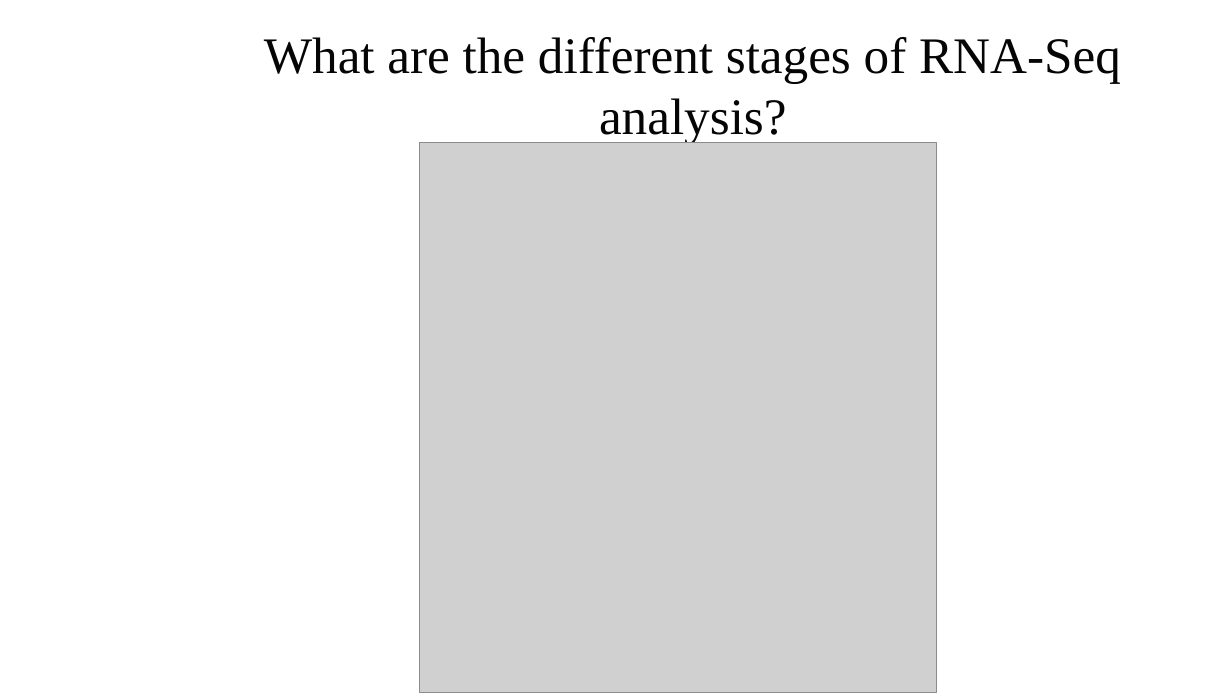
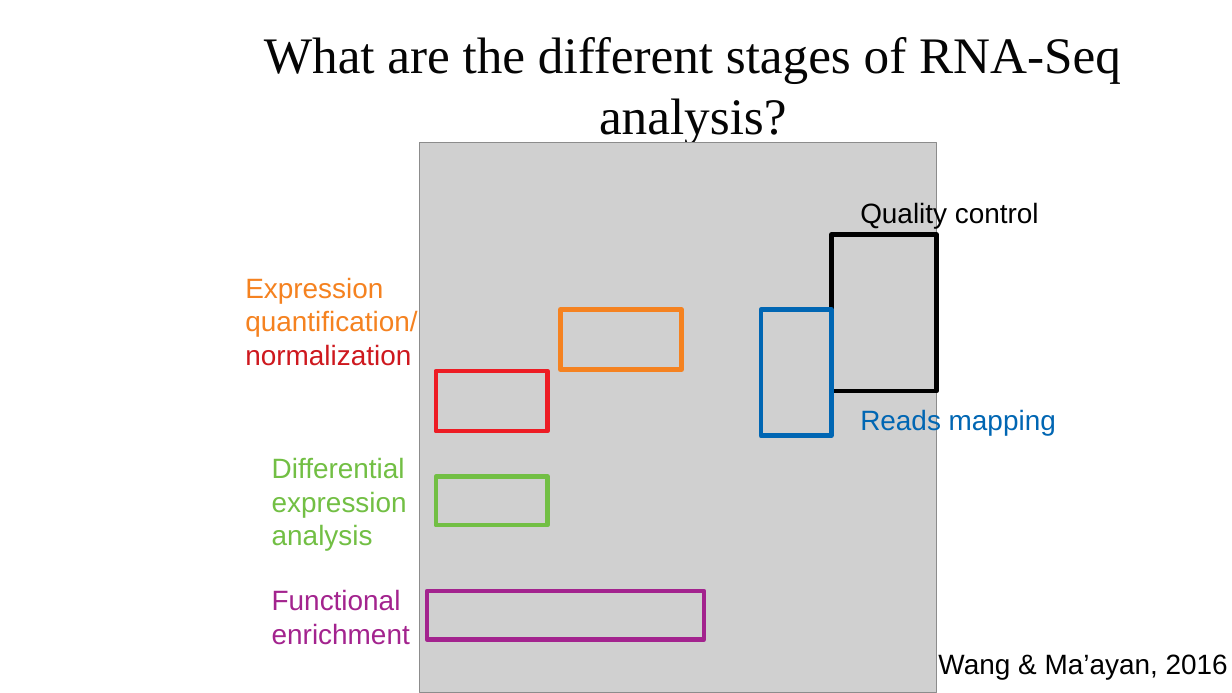
Before and after one commit to dataforager/DSA2019-bioinf_tutorial, a slide deck: slide 5 of FunBioinf-Tutorial-DSA2019-v1.pptx. Drawn at 1232x693 pixels with LibreOffice and Linux fonts; fonts in the diff are those of the drawing; grey boxes stand for pictures; background and template pictures are left out. Boxes give left, top, right and bottom in pixels: in the first picture for what was removed or moved away, otherwise in the second. Text is boxed around its words. In the diff, an @@ line names an element or a change of style, - is before the commit and + after.

```diff
--- a/FunBioinf-Tutorial-DSA2019-v1.pptx
+++ b/FunBioinf-Tutorial-DSA2019-v1.pptx
@@ text added at (x1=860, y1=201, x2=1039, y2=228), 18 pt, text #000000 @@
+Quality control
@@ rectangle added at (x1=832, y1=235, x2=937, y2=391), outline #000000 2.89 pt @@
@@ text added at (x1=245, y1=277, x2=417, y2=366), 18 pt, text #F58220 @@
+Expression
+quantification/normalization
@@ rectangle added at (x1=560, y1=310, x2=682, y2=370), outline #F58220 2.89 pt @@
@@ rectangle added at (x1=761, y1=310, x2=832, y2=436), outline #0066B3 2.89 pt @@
@@ rectangle added at (x1=436, y1=371, x2=548, y2=432), outline #ED1C24 2.89 pt @@
@@ text added at (x1=860, y1=408, x2=1056, y2=435), 18 pt, text #0066B3 @@
+Reads mapping
@@ text added at (x1=272, y1=457, x2=407, y2=550), 18 pt, text #72BF44 @@
+Differential
+expression
+analysis
@@ rectangle added at (x1=436, y1=477, x2=548, y2=525), outline #72BF44 2.89 pt @@
@@ text added at (x1=272, y1=589, x2=410, y2=645), 18 pt, text #A3238E @@
+Functional
+enrichment
@@ rectangle added at (x1=427, y1=591, x2=704, y2=639), outline #A3238E 2.89 pt @@
@@ text added at (x1=938, y1=654, x2=1228, y2=680), 18 pt, text #000000 @@
+Wang & Ma’ayan, 2016
```
Also in this commit, not shown: 9 other slides changed, 1 other file.
